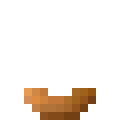
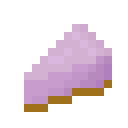
Layer changes from the first 128px x 128px image to the second:
hid "cream puff #1" over [24, 88, 96, 120]
added layer "chorus fruit cheesecake" above "cheesecake_slice.png" over [24, 24, 112, 104]
showed "cheesecake_slice.png" over [24, 24, 112, 112]
